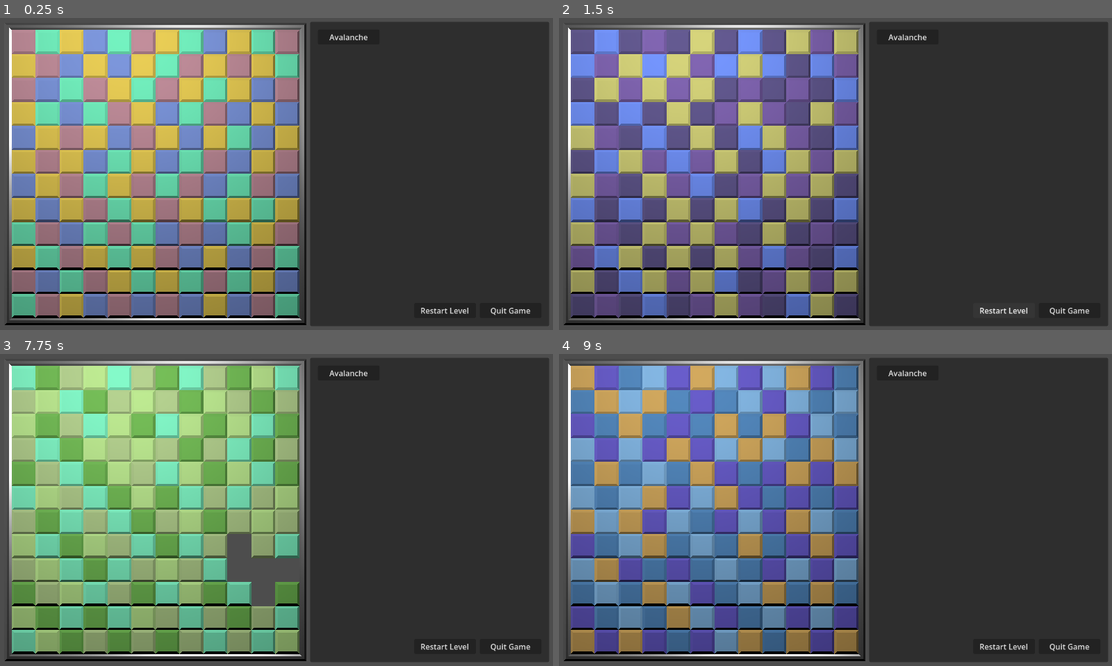
Above: before the commit, frames 1-4 (two rows, left to right).
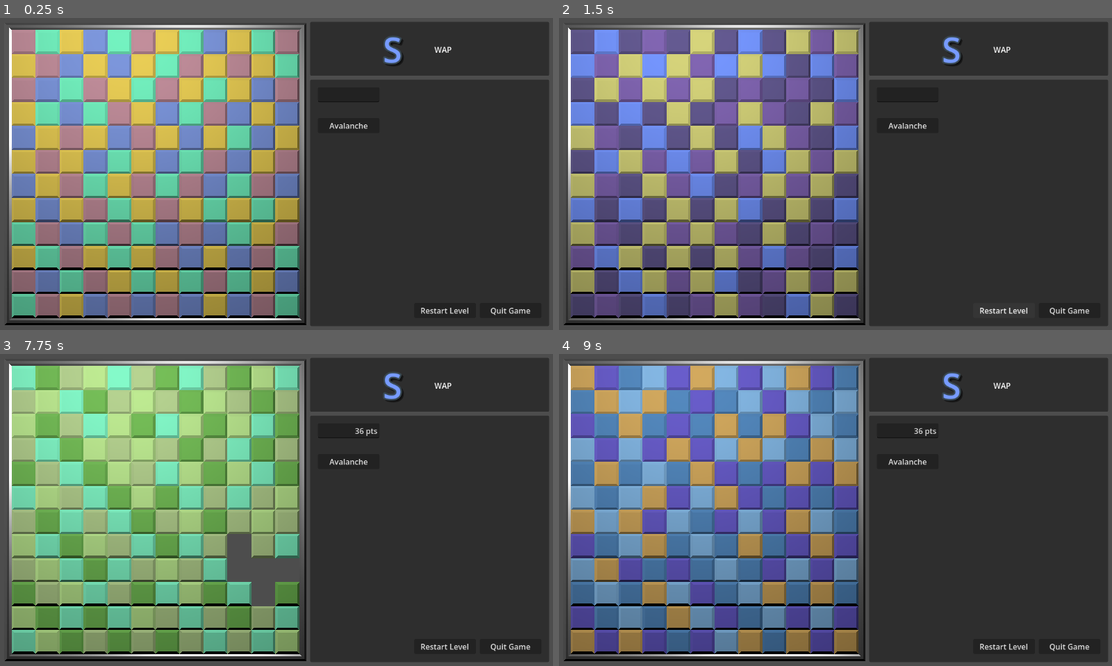
Above: after the commit, the same moments.

Repository: oxben/Swap
Game: Godot game, scene res://scenes/main.tscn
Two runs of this game, one before a commit and one after it. Both use one fixed random seed, a clock stepped at 60 frames per second and the inputs below.
Inputs (mouse positions are in pixels of both pictures, inside the frame that each line leads up to):
- Up to frame 1 (0.25 s): no input
- Up to frame 2 (1.5 s): click "Avalanche" at 0.5 s; click "Restart Level" at 1.25 s
- Up to frame 3 (7.75 s): click "Restart Level" at 2 s; click "Restart Level" at 2.75 s; click "Avalanche" at 3.5 s; click "Avalanche" at 4.25 s; tap Enter at 5 s; move the mouse to (398, 494) at 5.02 s; tap Q (Avalanche) every 0.75 s from 5.1 to 7.35 s; click (398, 494) at 5.17 s; tap R (RestartGame) at 5.75, 6.5, 7.25 s; move the mouse to (165, 525) at 5.77 s; click (165, 525) at 5.92 s; move the mouse to (331, 441) at 6.52 s; click (331, 441) at 6.67 s; move the mouse to (248, 572) at 7.27 s; click (248, 572) at 7.42 s
- Up to frame 4 (9 s): tap R (RestartGame) at 8, 8.75 s; move the mouse to (1001, 556) at 8.02 s; tap Q (Avalanche) at 8.1, 8.85 s; click (1001, 556) at 8.17 s; move the mouse to (669, 463) at 8.77 s; click (669, 463) at 8.92 s

The runs differ from the first frame. In frame 1, 0.9% of the frame differs, in the area x 56-100%, y 5-36%; in frame 2, 0.9%; in frame 3, 0.9%; in frame 4, 0.9%.

Commit message:
Add score in UI

Diff:
--- a/swap/scenes/main.gd
+++ b/swap/scenes/main.gd
@@ -9,6 +9,7 @@
 
 func _ready() -> void:
 	$PlaygroundSquare.tile_clicked.connect(_on_tile_clicked)
+	$PlaygroundSquare.tile_destroyed.connect(_on_tile_destroyed)
 
 
 func _unhandled_input(ev):
@@ -69,6 +70,7 @@
 	# smooth scaling without exploding too fast.
 	# stats.score = int(count * (count + 1) / 2) - 1
 	# print("%d tiles -> %d pts" % [count, stats.score])
+	$PanelControls/Score.text = "%d pts" % [stats.score]
 
 
 func _on_button_avalanche_pressed() -> void:
--- a/swap/scenes/main.tscn
+++ b/swap/scenes/main.tscn
@@ -2,6 +2,16 @@
 
 [ext_resource type="Script" uid="uid://caqahdf3pllxg" path="res://scenes/main.gd" id="1_0wfyh"]
 [ext_resource type="PackedScene" uid="uid://c6wjapux4vi08" path="res://scenes/playground_square.tscn" id="1_o5qli"]
+[ext_resource type="LabelSettings" uid="uid://ddtdql1luue8y" path="res://assets/ui/title_label_settings.tres" id="3_sugp2"]
+
+[sub_resource type="LabelSettings" id="LabelSettings_jyhfs"]
+font_size = 72
+font_color = Color(0.46622962, 0.60862476, 1, 1)
+outline_size = 13
+outline_color = Color(0.2208, 0.28032, 0.32, 1)
+shadow_size = 12
+shadow_color = Color(0, 0, 0, 0.5019608)
+shadow_offset = Vector2(4, 4)
 
 [node name="Main" type="Node3D" unique_id=1447419065]
 script = ExtResource("1_0wfyh")
@@ -17,38 +27,74 @@
 [node name="PlaygroundSquare" parent="." unique_id=567022727 instance=ExtResource("1_o5qli")]
 transform = Transform3D(1, 0, 0, 0, 1, 0, 0, 0, 1, -0.5, 0, 0)
 
-[node name="Panel" type="Panel" parent="." unique_id=1447637587]
+[node name="PanelTitle" type="Panel" parent="." unique_id=1057081484]
 offset_left = 648.0
 offset_top = 8.0
 offset_right = 1144.0
+offset_bottom = 120.0
+
+[node name="LabelTitle" type="Label" parent="PanelTitle" unique_id=1803269112]
+layout_mode = 0
+offset_left = 184.0
+offset_top = 8.0
+offset_right = 368.0
+offset_bottom = 107.0
+text = "WAP"
+label_settings = ExtResource("3_sugp2")
+horizontal_alignment = 1
+vertical_alignment = 1
+
+[node name="LabelTitle2" type="Label" parent="PanelTitle" unique_id=646046490]
+layout_mode = 0
+offset_left = 131.0
+offset_top = 8.0
+offset_right = 211.0
+offset_bottom = 107.0
+text = "S"
+label_settings = SubResource("LabelSettings_jyhfs")
+horizontal_alignment = 1
+vertical_alignment = 1
+
+[node name="PanelControls" type="Panel" parent="." unique_id=1447637587]
+offset_left = 648.0
+offset_top = 128.0
+offset_right = 1144.0
 offset_bottom = 640.0
 
-[node name="ButtonAvalanche" type="Button" parent="Panel" unique_id=787424420]
+[node name="ButtonAvalanche" type="Button" parent="PanelControls" unique_id=787424420]
+layout_mode = 0
+offset_left = 16.0
+offset_top = 80.0
+offset_right = 144.0
+offset_bottom = 111.0
+text = "Avalanche"
+
+[node name="ButtonRestart" type="Button" parent="PanelControls" unique_id=446870877]
+layout_mode = 0
+offset_left = 216.0
+offset_top = 464.0
+offset_right = 344.0
+offset_bottom = 495.0
+text = "Restart Level"
+
+[node name="ButtonQuit" type="Button" parent="PanelControls" unique_id=387612053]
+layout_mode = 0
+offset_left = 352.0
+offset_top = 464.0
+offset_right = 480.0
+offset_bottom = 495.0
+text = "Quit Game"
+
+[node name="Score" type="LineEdit" parent="PanelControls" unique_id=1118356342]
 layout_mode = 0
 offset_left = 16.0
 offset_top = 16.0
 offset_right = 144.0
 offset_bottom = 47.0
-text = "Avalanche"
-
-[node name="ButtonRestart" type="Button" parent="Panel" unique_id=446870877]
-layout_mode = 0
-offset_left = 216.0
-offset_top = 584.0
-offset_right = 344.0
-offset_bottom = 615.0
-text = "Restart Level"
-
-[node name="ButtonQuit" type="Button" parent="Panel" unique_id=387612053]
-layout_mode = 0
-offset_left = 352.0
-offset_top = 584.0
-offset_right = 480.0
-offset_bottom = 615.0
-text = "Quit Game"
+alignment = 2
 
 [node name="ConfirmationDialog" type="ConfirmationDialog" parent="." unique_id=1658878266]
 
-[connection signal="pressed" from="Panel/ButtonAvalanche" to="." method="_on_button_avalanche_pressed"]
-[connection signal="pressed" from="Panel/ButtonRestart" to="." method="_on_button_restart_pressed"]
-[connection signal="pressed" from="Panel/ButtonQuit" to="." method="_on_button_quit_pressed"]
+[connection signal="pressed" from="PanelControls/ButtonAvalanche" to="." method="_on_button_avalanche_pressed"]
+[connection signal="pressed" from="PanelControls/ButtonRestart" to="." method="_on_button_restart_pressed"]
+[connection signal="pressed" from="PanelControls/ButtonQuit" to="." method="_on_button_quit_pressed"]
--- a/swap/scenes/playground_square.gd
+++ b/swap/scenes/playground_square.gd
@@ -20,6 +20,8 @@
 
 # Signal sent when a tile is clicked (used by stats)
 signal tile_clicked
+# Signal sent when tiles are destroyed
+signal tile_destroyed
 
 
 func _ready():
@@ -269,6 +271,7 @@
 			tile_grid[t.y][t.x] = -1
 			tile.queue_free()
 			count += 1
+	tile_destroyed.emit(count)
 	return count
 
 
